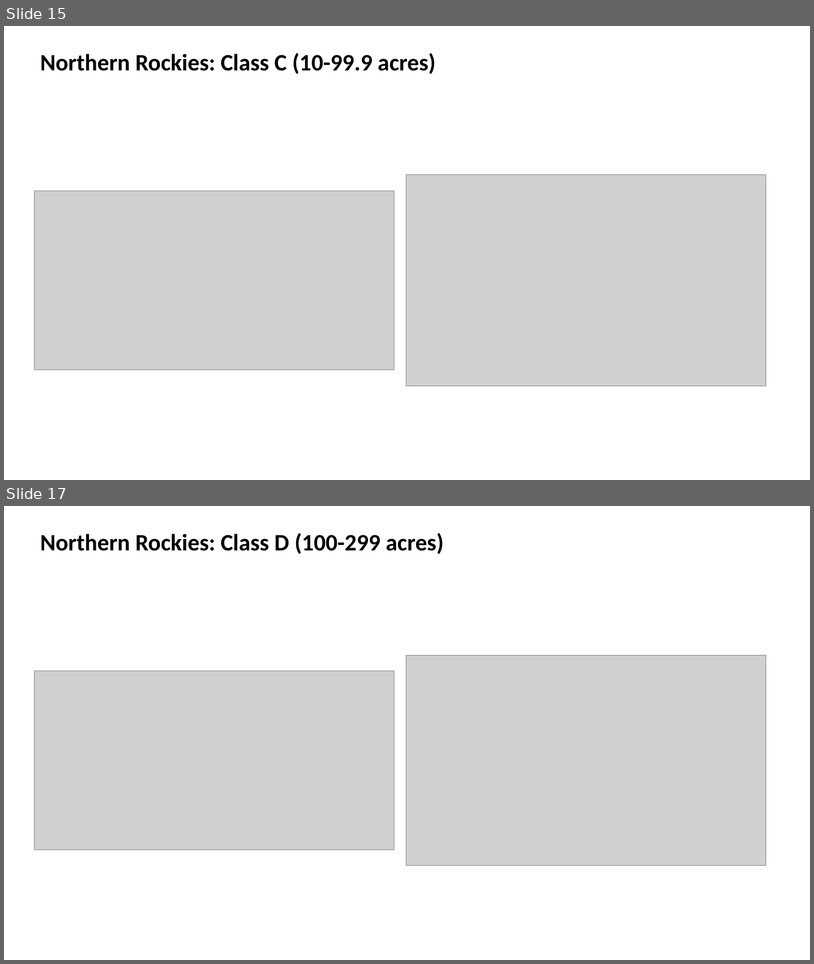
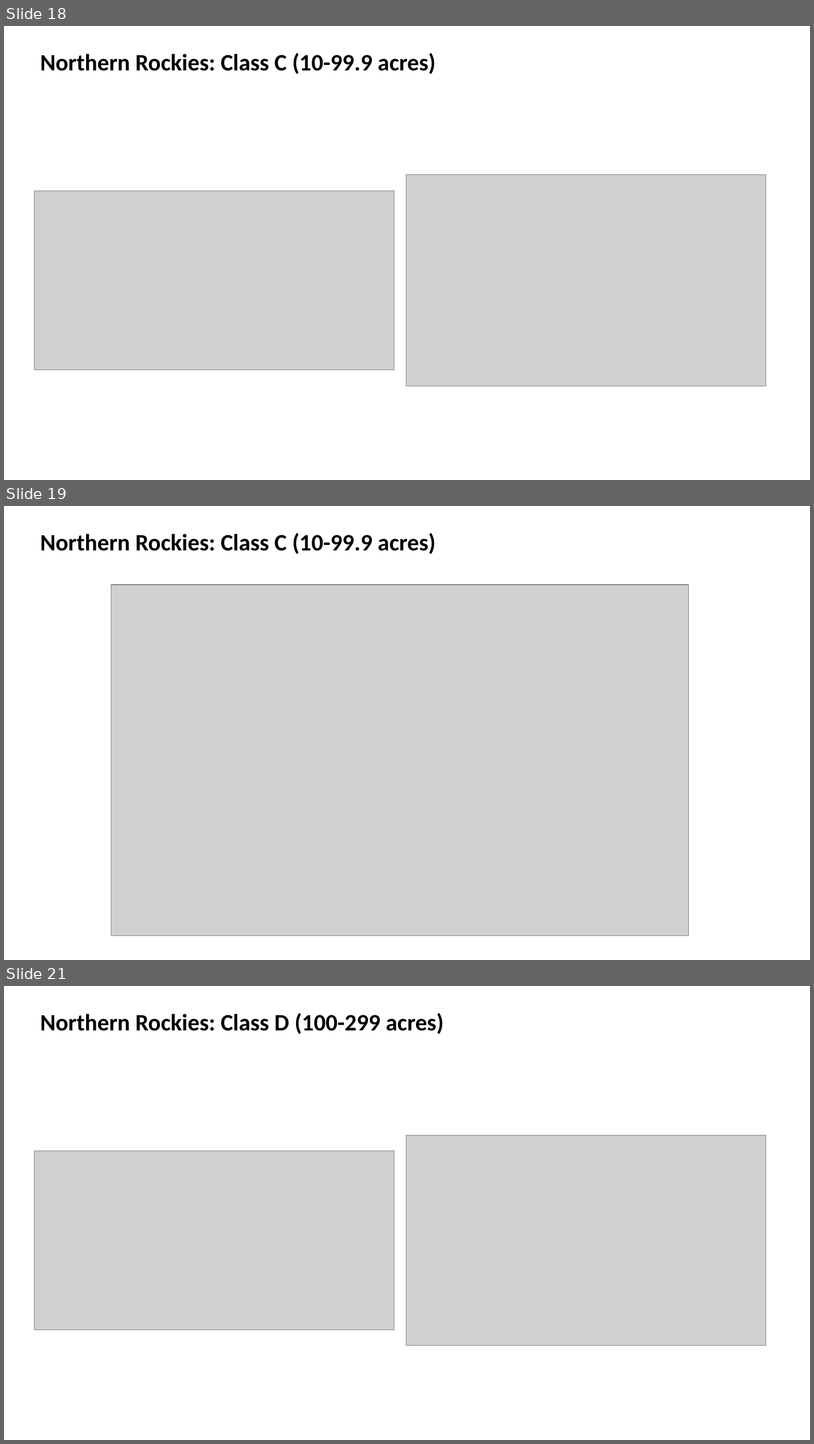
Before and after one commit to JJsouth/wgu_wildfire_capstone, a slide deck: decks/Northern Rockies.pptx. Shown one above the other, each under a label of ours: slides 15 and 17 before the commit, slides 18, 19 and 21 after it; the slides between them are not shown. The pictures are 814x964 and 814x1444 pixels, drawn with LibreOffice and Linux fonts; fonts in the diff are those of the drawing; grey boxes stand for pictures. Boxes give left, top, right and bottom in pixels: in the first picture for what was removed or moved away, otherwise in the second. Text is boxed around its words. In the diff, an @@ line names an element or a change of style, - is before the commit and + after.

```diff
--- a/decks/Northern Rockies.pptx
+++ b/decks/Northern Rockies.pptx
@@ slide 19 added at (4,506,810,960), background #FFFFFF @@
@@ text added at (40,533,436,554), 28 pt, text #000000, bold @@
+Northern Rockies: Class C (10-99.9 acres)
@@ picture added at (111,585,689,936) @@
@@ what was slide 15 is now slide 18 @@
@@ what was slide 17 is now slide 21 @@
```
Also in this commit, not shown: 13 slides changed, 6 other slides added, 10 other files.
